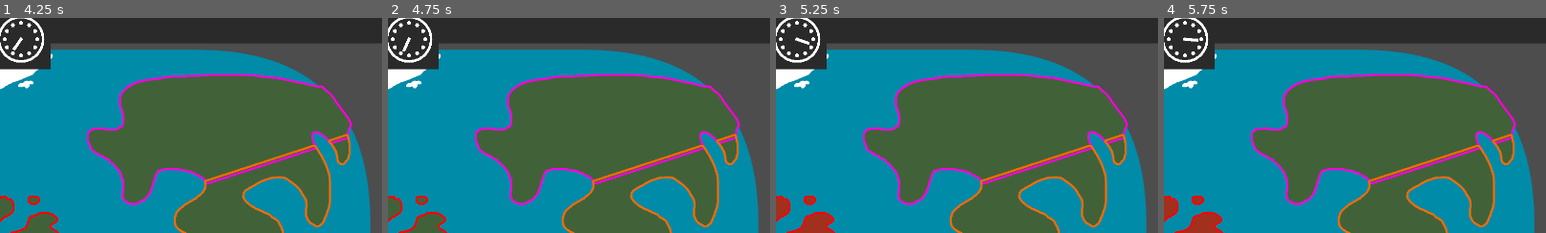
Above: before the commit, frames 1-4 (left to right).
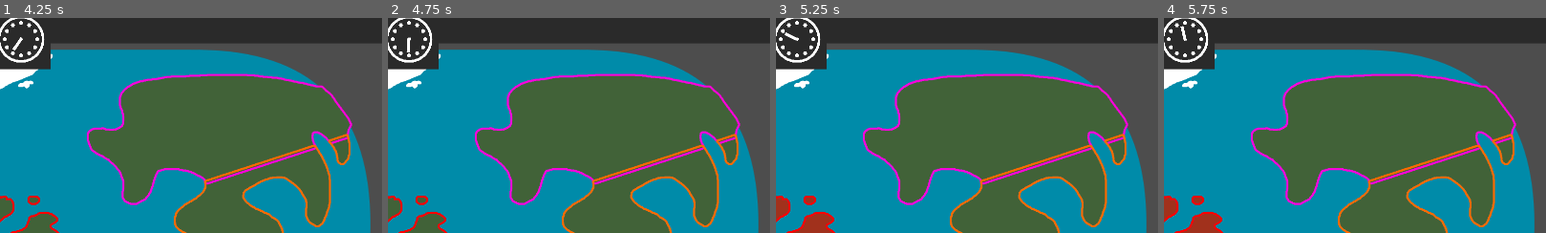
Above: after the commit, the same moments.

Repository: Stev51/gmtk-jam-2026
Game: Godot game, scene res://scenes/main.tscn
Two runs of this game, one before a commit and one after it. Both use one fixed random seed, a clock stepped at 60 frames per second and the inputs below.
Inputs (mouse positions are % of the whole screen's width and height, from its top left):
- Up to frame 1 (4.25 s): tap Enter at 0.5, 2, 3.5 s; move the mouse to (72, 45) at 0.52 s; hold 1 (x1_speed) 0.53-1.28 s; click (72, 45) at 0.67 s; tap Space (pause) at 1.25, 2.75, 4.15 s; move the mouse to (30, 55) at 1.27 s; tap 2 (x2_speed) at 1.35, 2.85 s; click (30, 55) at 1.42 s; move the mouse to (60, 28) at 2.02 s; hold 1 (x1_speed) 2.03-2.78 s; click (60, 28) at 2.17 s; move the mouse to (45, 70) at 2.77 s; click (45, 70) at 2.92 s; move the mouse to (80, 65) at 3.52 s; hold 1 (x1_speed) from 3.53 s (still down); click (80, 65) at 3.67 s
- Up to frame 2 (4.75 s): tap Space (pause) at 4.25 s; move the mouse to (20, 35) at 4.27 s; release 1 (x1_speed) at 4.28 s; tap 2 (x2_speed) at 4.35 s; click (20, 35) at 4.42 s
- Up to frame 3 (5.25 s): move the mouse to (55, 50) at 5.02 s; hold 1 (x1_speed) from 5.03 s (still down); click (55, 50) at 5.17 s
- Up to frame 4 (5.75 s): keep holding 1 (x1_speed)
The pictures show only the part of the screen within x 47-97%, y 2-52%; the shares and areas given below are measured in that part.

Frame 1 is identical in both runs. In frame 2, less than 0.1% of the frame differs, in the area x 3-6%, y 8-16%; in frame 3, 0.1%; in frame 4, 0.1%, in the area x 4-9%, y 3-12%.

Commit message:
Space now unpauses too

Diff:
--- a/scripts/main.gd
+++ b/scripts/main.gd
@@ -2,8 +2,16 @@
 
 func _input(event):
 	if event.is_action_pressed("pause"):
-		Globals.game_speed = Globals.GameSpeed.PAUSED
+
+		if Globals.game_speed == Globals.GameSpeed.PAUSED:
+			Globals.game_speed = Globals.GameSpeed.NORMAL
+		else:
+			Globals.game_speed = Globals.GameSpeed.PAUSED
+
 	elif event.is_action_pressed("x1_speed"):
 		Globals.game_speed = Globals.GameSpeed.NORMAL
 	elif event.is_action_pressed("x2_speed"):
 		Globals.game_speed = Globals.GameSpeed.FAST
+
+func _process(_delta: float) -> void:
+	print(Globals.game_speed)
